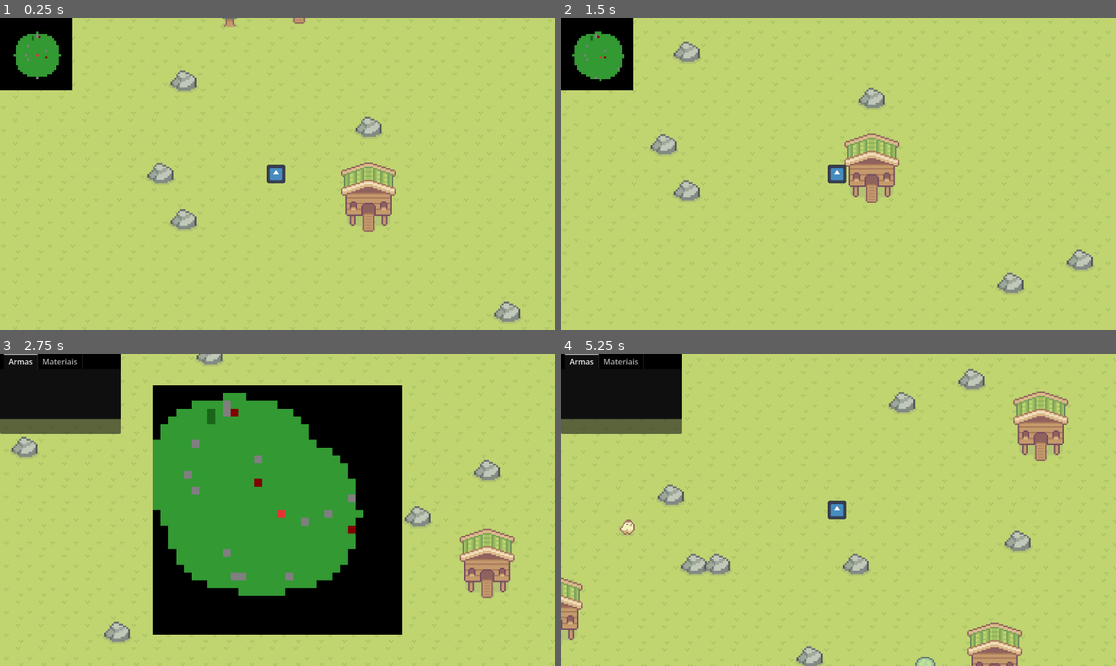
Above: before the commit, frames 1-4 (two rows, left to right).
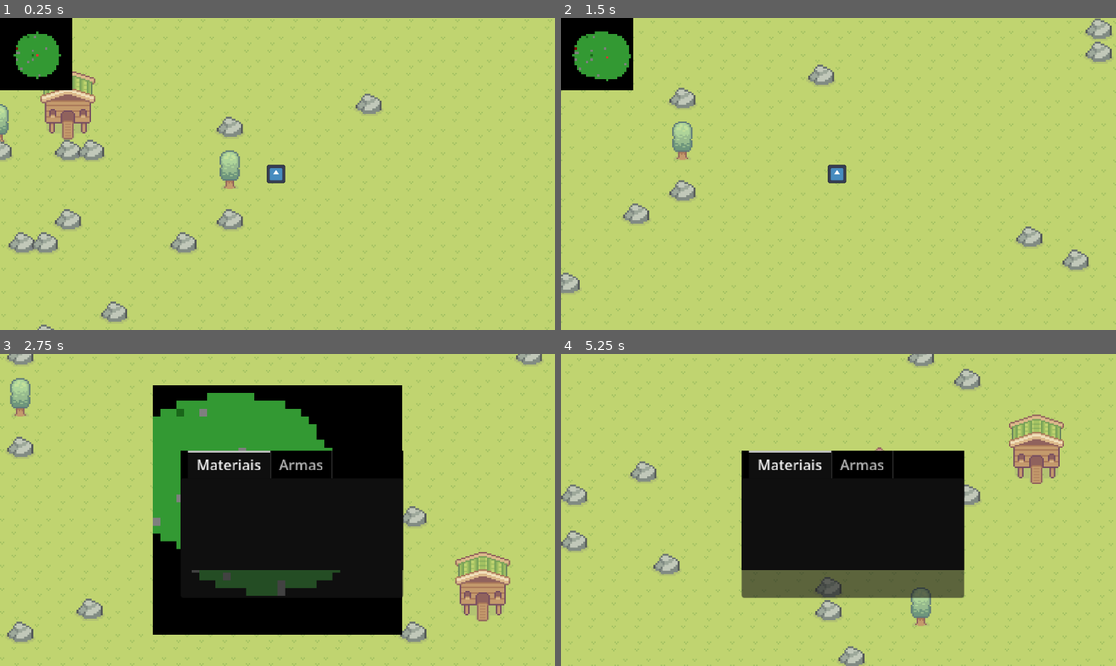
Above: after the commit, the same moments.

Repository: helionlf/Ex-companions
Game: Godot game, scene res://Scenes/MapaProceduralTeste.tscn
The game is run twice, just before and just after one commit, with the same random seed, the same clock (stepped at 60 frames per second) and the same inputs. This scene is started directly instead of the project's main scene. The engine's default icon, where the game draws it, is replaced by a stand-in: a white triangle on a blue panel in a dark square.
Inputs (mouse positions are in pixels of both pictures, inside the frame that each line leads up to):
- Up to frame 1 (0.25 s): no input
- Up to frame 2 (1.5 s): tap Enter at 0.5 s; move the mouse to (599, 55) at 0.52 s; hold D (walk_right) 0.53-1.28 s; hold E (Interagir) 0.53-1.28 s; click (599, 55) at 0.67 s; tap T (Mochila) at 0.8, 1.35 s; move the mouse to (727, 189) at 1.27 s; hold S (walk_down) from 1.28 s (still down)
- Up to frame 3 (2.75 s): tap E (Interagir) at 1.55 s; move the mouse to (333, 441) at 2.02 s; release S (walk_down) at 2.03 s; hold D (walk_right) from 2.03 s (still down); hold Q (Abrir) from 2.03 s (still down); tap T (Mochila) at 2.3 s
- Up to frame 4 (5.25 s): move the mouse to (810, 572) at 2.77 s; release D (walk_right) at 2.78 s; release Q (Abrir) at 2.78 s; hold W (walk_up) 2.78-3.53 s; tap F (Fechar) at 2.85 s; click (810, 572) at 2.92 s; tap E (Interagir) at 3.05, 4.55 s; move the mouse to (1005, 556) at 3.52 s; hold E (Interagir) 3.53-4.28 s; hold S (walk_down) from 3.53 s (still down); tap T (Mochila) at 3.8, 4.35 s; move the mouse to (672, 463) at 4.27 s; move the mouse to (866, 510) at 5.02 s; hold Z (Zoom_Back) from 5.03 s (still down); click (866, 510) at 5.17 s

The runs differ from the first frame. In frame 1, 7.0% of the frame differs, in the area x 0-94%, y 0-100%; in frame 2, 8.7%; in frame 3, 26%; in frame 4, 35%, in the area x 0-100%, y 0-100%.

Commit message:
coisinhas

Diff:
--- a/ex-companions-game/Scenes/MapaProceduralTeste.tscn
+++ b/ex-companions-game/Scenes/MapaProceduralTeste.tscn
@@ -110,3 +110,7 @@
 [node name="SubViewport" type="SubViewport" parent="CanvasLayer" unique_id=1098975896]
 
 [node name="MochilaGUI" parent="CanvasLayer" unique_id=1280083051 instance=ExtResource("4_u8ur3")]
+offset_left = 375.0
+offset_top = 201.0
+offset_right = 415.0
+offset_bottom = 241.0
--- a/ex-companions-game/Scenes/mochila_gui.tscn
+++ b/ex-companions-game/Scenes/mochila_gui.tscn
@@ -6,10 +6,12 @@
 bg_color = Color(0, 0, 0, 1)
 
 [node name="MochilaGUI" type="Control" unique_id=1280083051]
+texture_filter = 1
 layout_mode = 3
 anchors_preset = 0
 offset_right = 40.0
 offset_bottom = 40.0
+scale = Vector2(1.8400002, 1.8400002)
 script = ExtResource("1_ct066")
 
 [node name="Fundo" type="Panel" parent="." unique_id=1072273022]
@@ -20,28 +22,33 @@
 theme_override_styles/panel = SubResource("StyleBoxFlat_b5gur")
 
 [node name="Abas" type="TabContainer" parent="." unique_id=135820647]
+texture_filter = 1
 layout_mode = 0
 offset_right = 251.0
 offset_bottom = 166.0
 current_tab = 0
 
-[node name="Armas" type="ScrollContainer" parent="Abas" unique_id=1341961665]
+[node name="Materiais" type="ScrollContainer" parent="Abas" unique_id=561216355]
+texture_filter = 1
 custom_minimum_size = Vector2(251, 135)
 layout_mode = 2
 metadata/_tab_index = 0
 
-[node name="ListaMaterias" type="VBoxContainer" parent="Abas/Armas" unique_id=1499368080]
+[node name="ListaMaterias" type="VBoxContainer" parent="Abas/Materiais" unique_id=1499368080]
+texture_filter = 1
 custom_minimum_size = Vector2(251, 135)
 layout_mode = 2
 theme_override_constants/separation = 5
 
-[node name="Materiais" type="ScrollContainer" parent="Abas" unique_id=561216355]
+[node name="Armas" type="ScrollContainer" parent="Abas" unique_id=1341961665]
 visible = false
+texture_filter = 1
 custom_minimum_size = Vector2(251, 135)
 layout_mode = 2
 metadata/_tab_index = 1
 
-[node name="ListaArmas" type="VBoxContainer" parent="Abas/Materiais" unique_id=1245230670]
+[node name="ListaArmas" type="VBoxContainer" parent="Abas/Armas" unique_id=1245230670]
+texture_filter = 1
 custom_minimum_size = Vector2(251, 135)
 layout_mode = 2
 theme_override_constants/separation = 5
--- a/ex-companions-game/Scripts/mapa_procedural_teste.gd
+++ b/ex-companions-game/Scripts/mapa_procedural_teste.gd
@@ -10,8 +10,8 @@
 const Spawner = preload("res://Scenes/spawner.tscn")
 
 const Chunk_Size = 16
-const Map_chunks_x = 10
-const Map_chunks_y = 10
+const Map_chunks_x = 6
+const Map_chunks_y = 6
 
 const Chance_Spawner = 0.002
 const Chance_Arvore = 0.003
--- a/ex-companions-game/mochila_gui.gd
+++ b/ex-companions-game/mochila_gui.gd
@@ -1,6 +1,6 @@
 extends Control
 
-@onready var lista_materiais = $Abas/Armas/ListaMaterias
+@onready var lista_materiais = $Abas/Materiais/ListaMaterias
 
 func _ready() -> void:
 	# A mochila começa invisível
@@ -33,17 +33,24 @@
 		if quantidade > 0:
 			var linha = HBoxContainer.new() # Coloca ícone e texto lado a lado
 
-			# O Ícone do Item (Como você tem os ícones, depois você coloca a textura aqui)
+			# O Ícone do Item usando TextureRect
 			var icone = TextureRect.new()
 			icone.custom_minimum_size = Vector2(32, 32)
 			icone.expand_mode = TextureRect.EXPAND_IGNORE_SIZE
-			# icone.texture = load("res://caminho/do/seu/icone.png") # <--- DESCOMENTE QUANDO FOR USAR A IMAGEM
+			icone.stretch_mode = TextureRect.STRETCH_KEEP_ASPECT_CENTERED # Evita que a imagem fique esticada/deformada
 
-			# Opcional enquanto não põe a imagem: Um quadradinho colorido de placeholder
-			var cor_temp = ColorRect.new()
-			cor_temp.custom_minimum_size = Vector2(32, 32)
-			cor_temp.color = Color(0.5, 0.3, 0.1) # Marrom pra madeira
-			linha.add_child(cor_temp) # Troque 'cor_temp' por 'icone' depois
+			# --- A MÁGICA DAS IMAGENS AQUI ---
+			# Verifica o nome do item e carrega o sprite correto
+			match chave_item:
+				"madeira":
+					icone.texture = load("res://Testes/Basic Grass Biom things 1-1.png (2).png")
+				"pedra":
+					icone.texture = load("res://Testes/Basic Grass Biom things 1-1.png (1).png")
+				# "ovo":
+				# 	icone.texture = load("res://Caminho/Do/Seu/Ovo.png")
+
+			# Adiciona a imagem na linha (Substituímos aquele cor_temp daqui!)
+			linha.add_child(icone)
 
 			# O Texto (Nome + Quantidade)
 			var nome_label = Label.new()
@@ -54,6 +61,6 @@
 			linha.add_child(nome_label)
 			lista_materiais.add_child(linha)
 
-			# Adiciona um separador bonitinho embaixo (Estilo RPG)
+			# Adiciona um separador bonitinho embaixo
 			var separador = HSeparator.new()
 			lista_materiais.add_child(separador)
Binary file added: ex-companions-game/Testes/Basic Grass Biom things 1-1.png (1).png
Not shown, added: ex-companions-game/Testes/Basic Grass Biom things 1-1.png (1).png.import
Binary file added: ex-companions-game/Testes/Basic Grass Biom things 1-1.png (2).png
Not shown, added: ex-companions-game/Testes/Basic Grass Biom things 1-1.png (2).png.import
